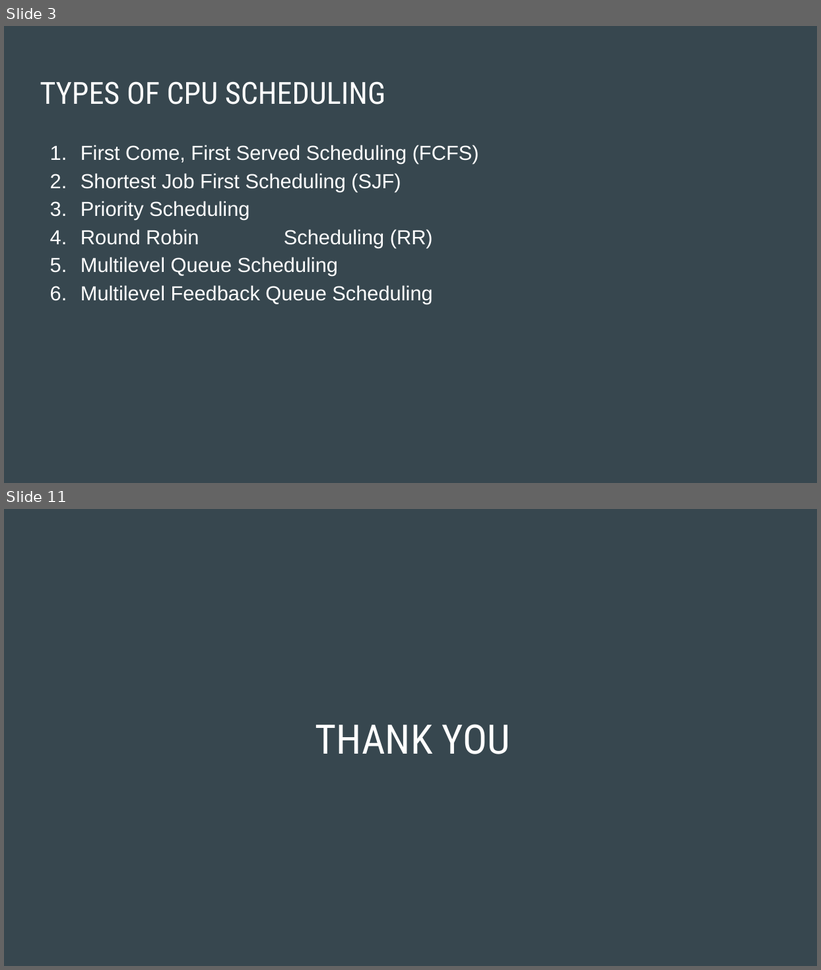
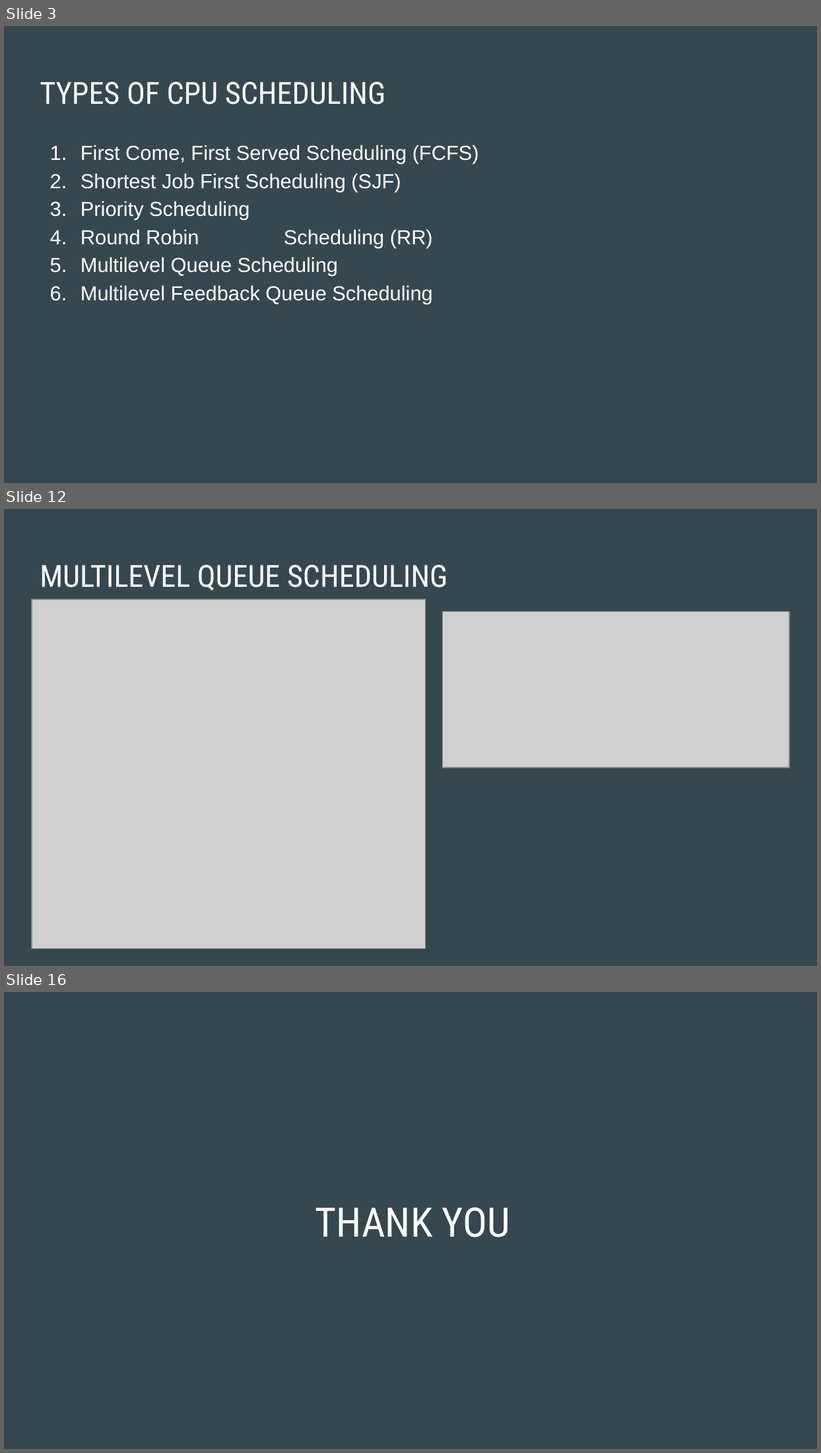
Before and after one commit to Cornerstone-04/cpu-scheduling-with-cpp, a slide deck: docs/CPU SCHEDULING WITH C++.pptx. Shown one above the other, each under a label of ours: slides 3 and 11 before the commit, slides 3, 12 and 16 after it; the slides between them are not shown. The pictures are 821x970 and 821x1453 pixels, drawn with LibreOffice and Linux fonts; fonts in the diff are those of the drawing; grey boxes stand for pictures. Boxes give left, top, right and bottom in pixels: in the first picture for what was removed or moved away, otherwise in the second. Text is boxed around its words. In the diff, an @@ line names an element or a change of style, - is before the commit and + after.

```diff
--- a/docs/CPU SCHEDULING WITH C++.pptx
+++ b/docs/CPU SCHEDULING WITH C++.pptx
@@ slide 12 added at (4,509,817,966), background #37474F @@
@@ title added at (40,564,448,591), 27 pt, text #FFFFFF @@
+MULTILEVEL QUEUE SCHEDULING
@@ picture added at (32,599,425,949) @@
@@ picture added at (442,611,789,768) @@
@@ what was slide 11 is now slide 16 @@
```
Also in this commit, not shown: 7 slides changed, 4 other slides added.
